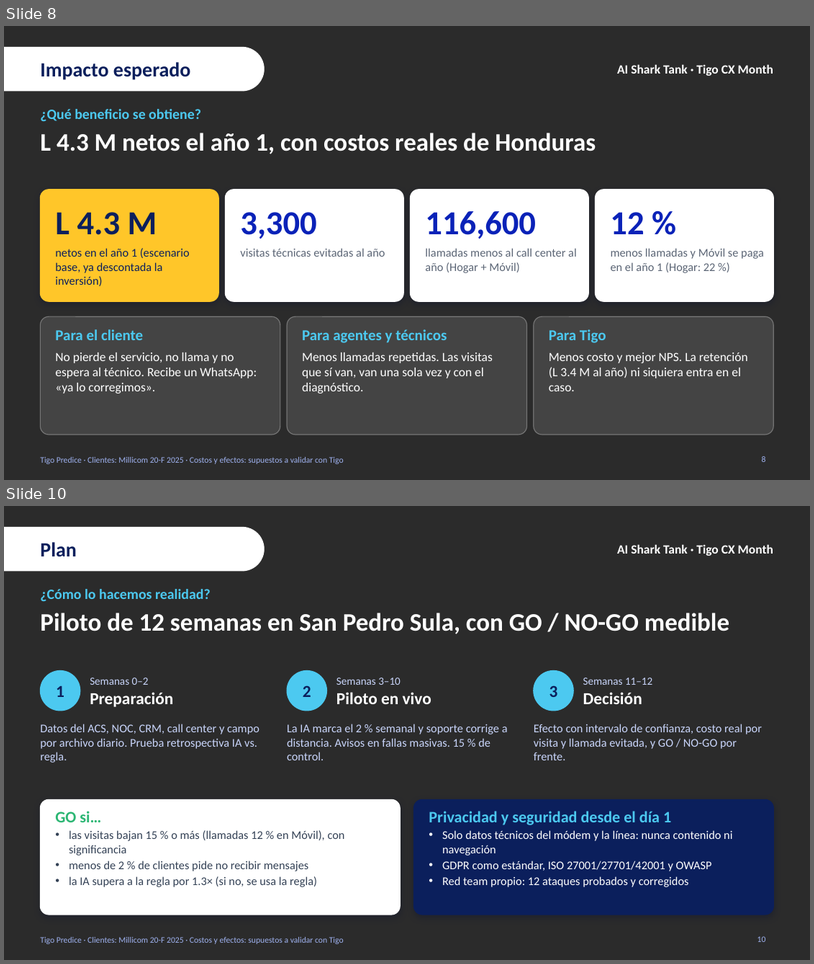
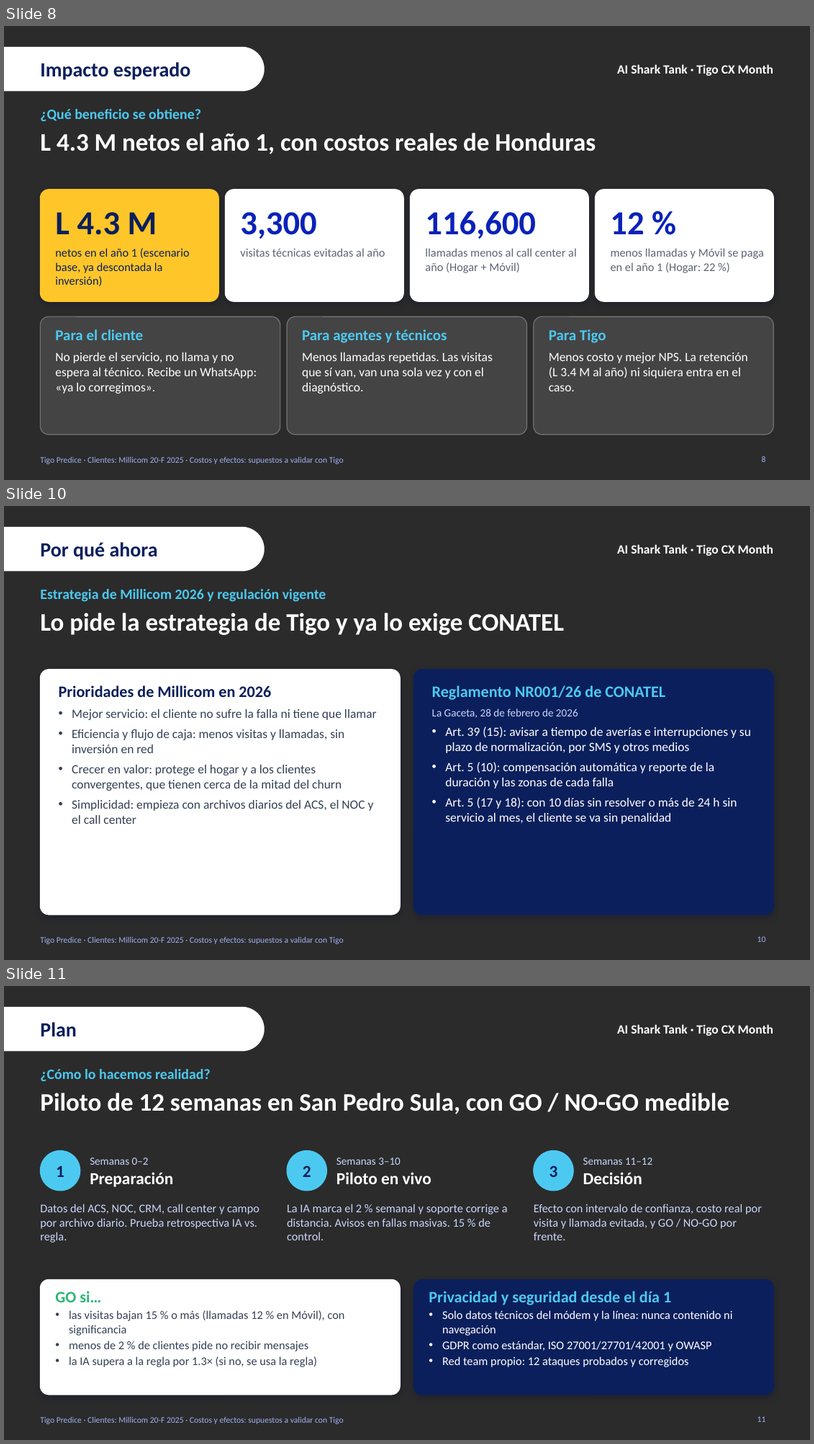
Before and after one commit to userf8a2c4/Tigo_Predice, a slide deck: 1_Presentacion/AI_Shark_Tank_Tigo_Predice.pptx. Shown one above the other, each under a label of ours: slides 8 and 10 before the commit, slides 8, 10 and 11 after it; the slides between them are not shown. The pictures are 814x964 and 814x1444 pixels, drawn with LibreOffice and Linux fonts; fonts in the diff are those of the drawing; background and template pictures are left out; a plain dark background stands for a picture behind light text. Boxes give left, top, right and bottom in pixels: in the first picture for what was removed or moved away, otherwise in the second. Text is boxed around its words. In the diff, an @@ line names an element or a change of style, - is before the commit and + after.

```diff
--- a/1_Presentacion/AI_Shark_Tank_Tigo_Predice.pptx
+++ b/1_Presentacion/AI_Shark_Tank_Tigo_Predice.pptx
@@ slide 10 added at [4,506,810,960], background picture (left out); not listed: 2 template elements that a slide beside it also shows @@
@@ rounded rectangle added at [4,527,264,571], fill #FFFFFF, outline #FFFFFF 1 pt @@
@@ text added at [40,542,158,560], 24 pt, text #0B1F5C, bold @@
+Por qué ahora
@@ text added at [40,589,327,602], 17 pt, text #4CC9F0, bold @@
+Estrategia de Millicom 2026 y regulación vigente
@@ title added at [40,613,564,635], 30 pt, text #FFFFFF, bold @@
+Lo pide la estrategia de Tigo y ya lo exige CONATEL
@@ rounded rectangle added at [40,669,400,914], fill #FFFFFF, outline #FFFFFF 1 pt @@
@@ rounded rectangle added at [414,669,774,914], fill #0B1F5C, outline #0B1F5C 1 pt @@
@@ text added at [59,685,377,824], 15 pt, text #334155 @@
+Prioridades de Millicom en 2026
+• Mejor servicio: el cliente no sufre la falla ni tiene que llamar
+• Eficiencia y flujo de caja: menos visitas y llamadas, sin inversión en red
+• Crecer en valor: protege el hogar y a los clientes convergentes, que tienen cerca de la mitad del churn
+• Simplicidad: empieza con archivos diarios del ACS, el NOC y el call center
@@ text added at [432,685,751,824], 15 pt, text #FFFFFF @@
+Reglamento NR001/26 de CONATEL
+La Gaceta, 28 de febrero de 2026
+• Art. 39 (15): avisar a tiempo de averías e interrupciones y su plazo de normalización, por SMS y otros medios
+• Art. 5 (10): compensación automática y reporte de la duración y las zonas de cada falla
+• Art. 5 (17 y 18): con 10 días sin resolver o más de 24 h sin servicio al mes, el cliente se va sin penalidad
@@ page number added at [758,936,766,942], 10 pt, text #9FB2F0 @@
+10
@@ what was slide 10 is now slide 11 @@
@@ page number at [758,1416,766,1422]: text changed @@
-10
+11
```
Also in this commit, not shown: 1 slide changed, 34 other files.
